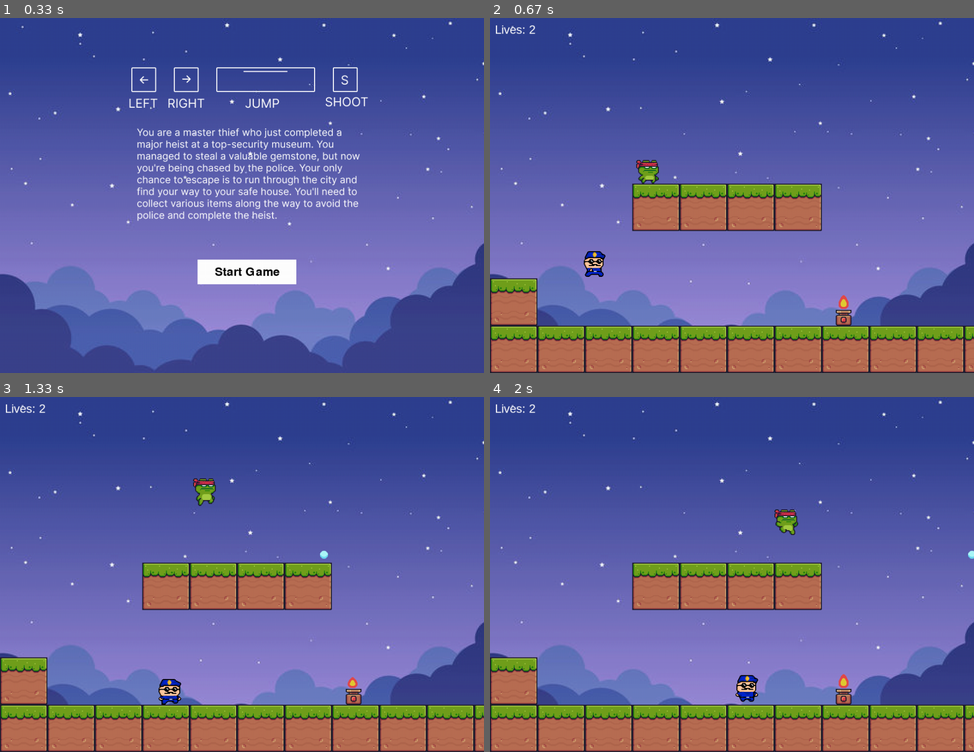
Above: before the commit, frames 1-4 (two rows, left to right).
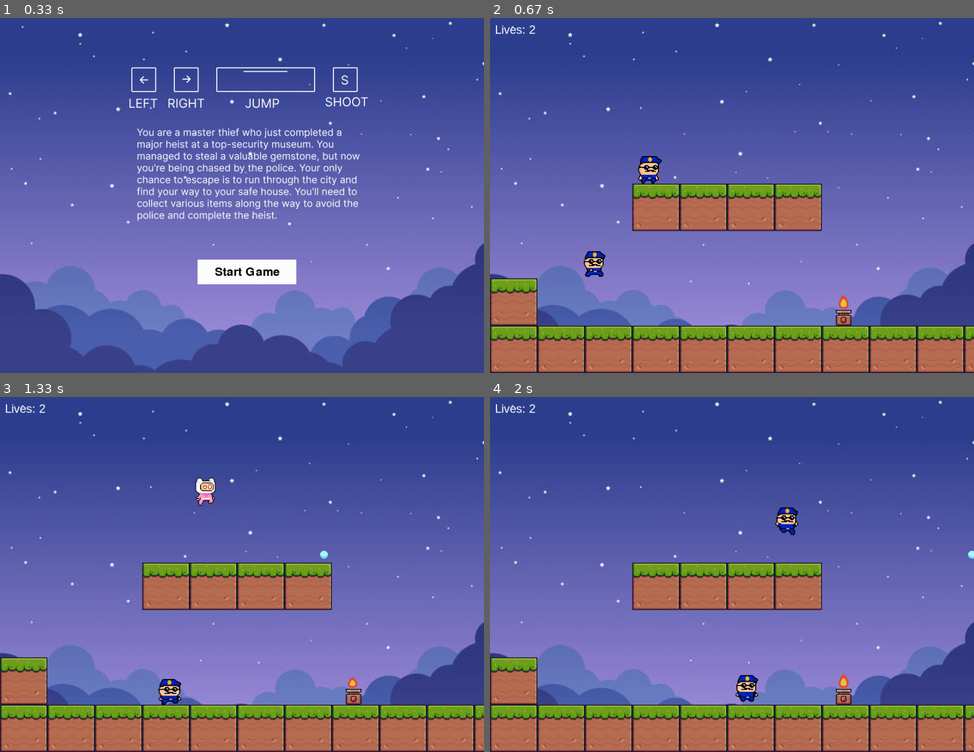
Above: after the commit, the same moments.

Repository: biancafu/pygame_hackathon
Game: pygame game, started from main.py
Two runs of this game, one before a commit and one after it. Both use one fixed random seed, a clock stepped at 60 frames per second and the inputs below.
Inputs:
- Up to frame 1 (0.33 s): no input
- Up to frame 2 (0.67 s): click "Start Game" at 0.38 s
- Up to frame 3 (1.33 s): tap S at 0.67 s; hold Right from 1 s (still down); tap Space at 1.07 s
- Up to frame 4 (2 s): tap Space at 1.37, 1.57, 1.87 s; release Right at 1.47 s; hold Right 1.5-1.97 s

Frame 1 is identical in both runs. In frame 2, 0.3% of the frame differs, in the area x 30-36%, y 38-47%; in frame 3, 0.3%; in frame 4, 0.3%.

Commit message:
added hit spritesheet

Diff:
--- a/main.py
+++ b/main.py
@@ -71,7 +71,7 @@
 class Player(pygame.sprite.Sprite): #inheriting from sprite for pixel accurate collision (use their methods)
     COLOR = (255, 0, 0)
     GRAVITY = 1
-    SPRITES = load_sprite_sheets("MainCharacters", "NinjaFrog", 32, 32, True)
+    SPRITES = load_sprite_sheets("MainCharacters", "Police", 32, 32, True)
     ANIMATION_DELAY = 5
 
     def __init__(self, x, y, width, height) -> None:
@@ -240,8 +240,6 @@
             sprite_sheet = "run"
             print(self.animation_count)
 
-
-
         sprite_sheet_name = sprite_sheet + "_" + self.direction
         sprites = self.SPRITES[sprite_sheet_name]
         sprite_index = (self.animation_count // self.ANIMATION_DELAY) % len(sprites)
Binary file changed: assets/MainCharacters/Police/hit.png
